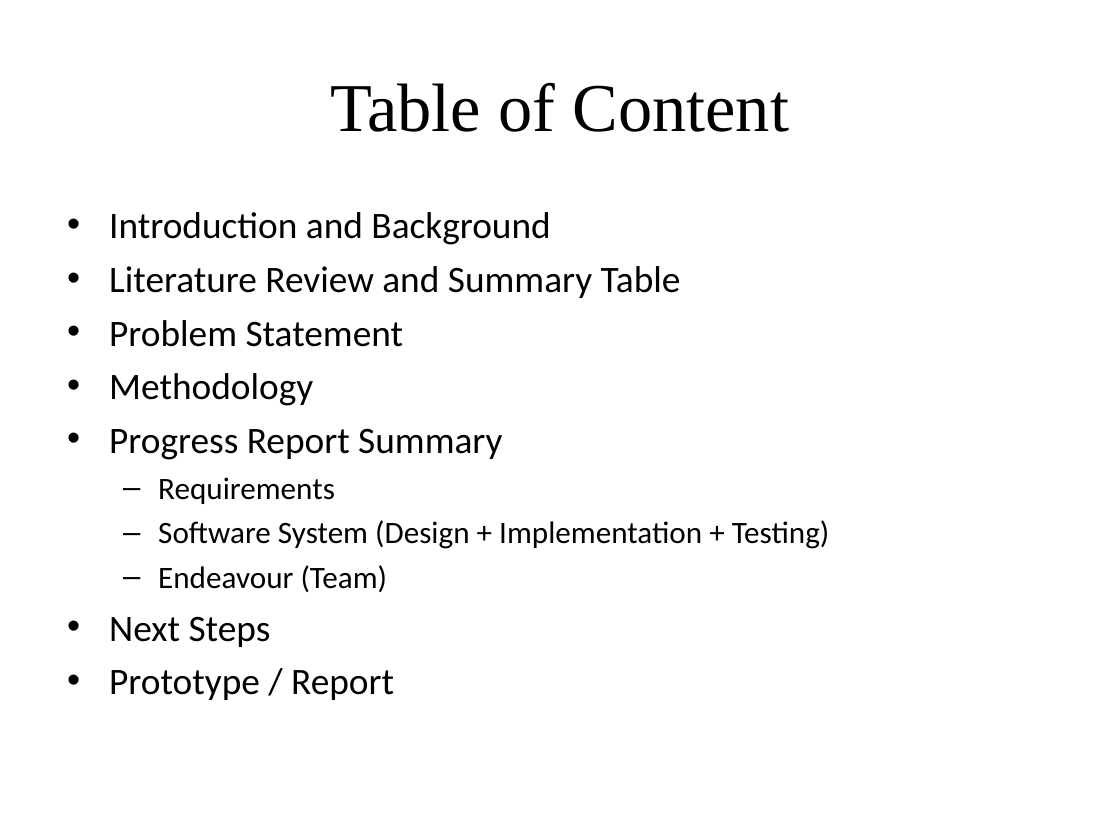
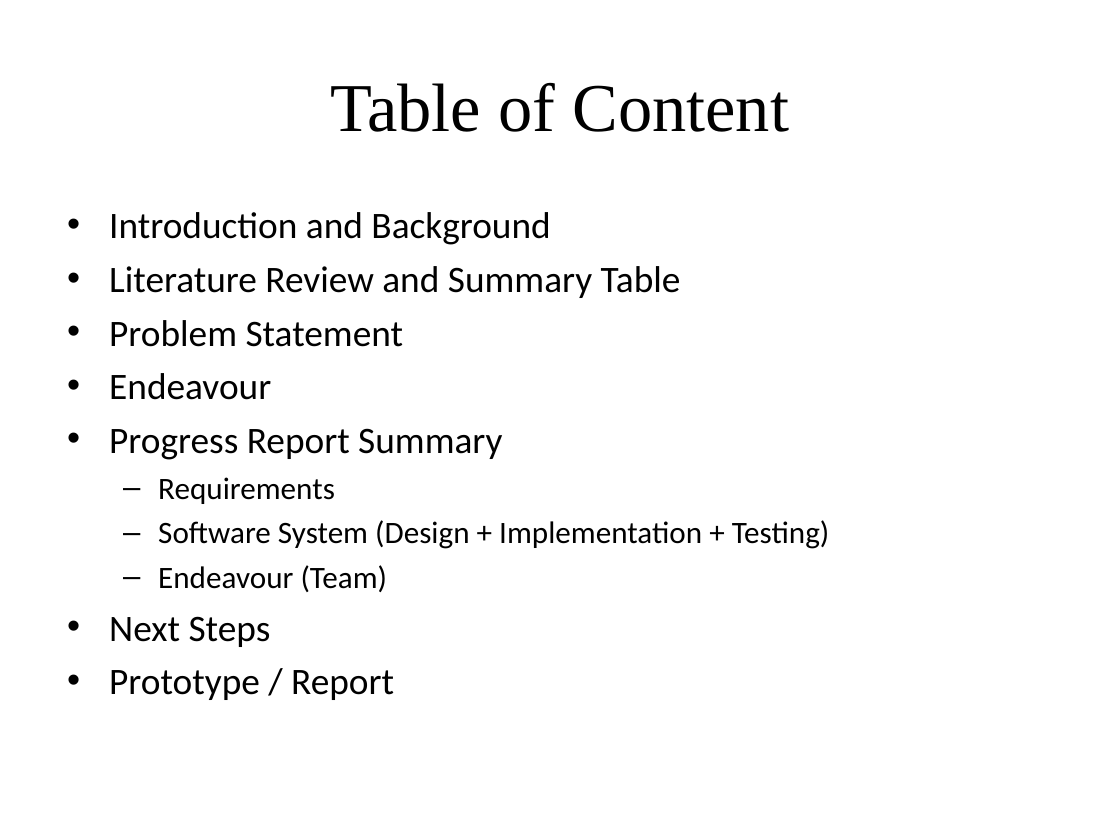
Before and after one commit to usama1123456789/AIEYEGUIDE_FYP1, a slide deck: slide 3 of 07.1 - FYP Presentation_SDP1 (2).pptx. Drawn at 1120x840 pixels with LibreOffice and Linux fonts; fonts in the diff are those of the drawing; background and template pictures are left out. Boxes give left, top, right and bottom in pixels: in the first picture for what was removed or moved away, otherwise in the second. Text is boxed around its words. In the diff, an @@ line names an element or a change of style, - is before the commit and + after.

```diff
--- a/07.1 - FYP Presentation_SDP1 (2).pptx
+++ b/07.1 - FYP Presentation_SDP1 (2).pptx
@@ text at bbox=[109, 373, 271, 400]: text changed @@
-• Methodology
+• Endeavour
```
Also in this commit, not shown: 3 other slides changed, 10 slides added, 17 slides removed.
